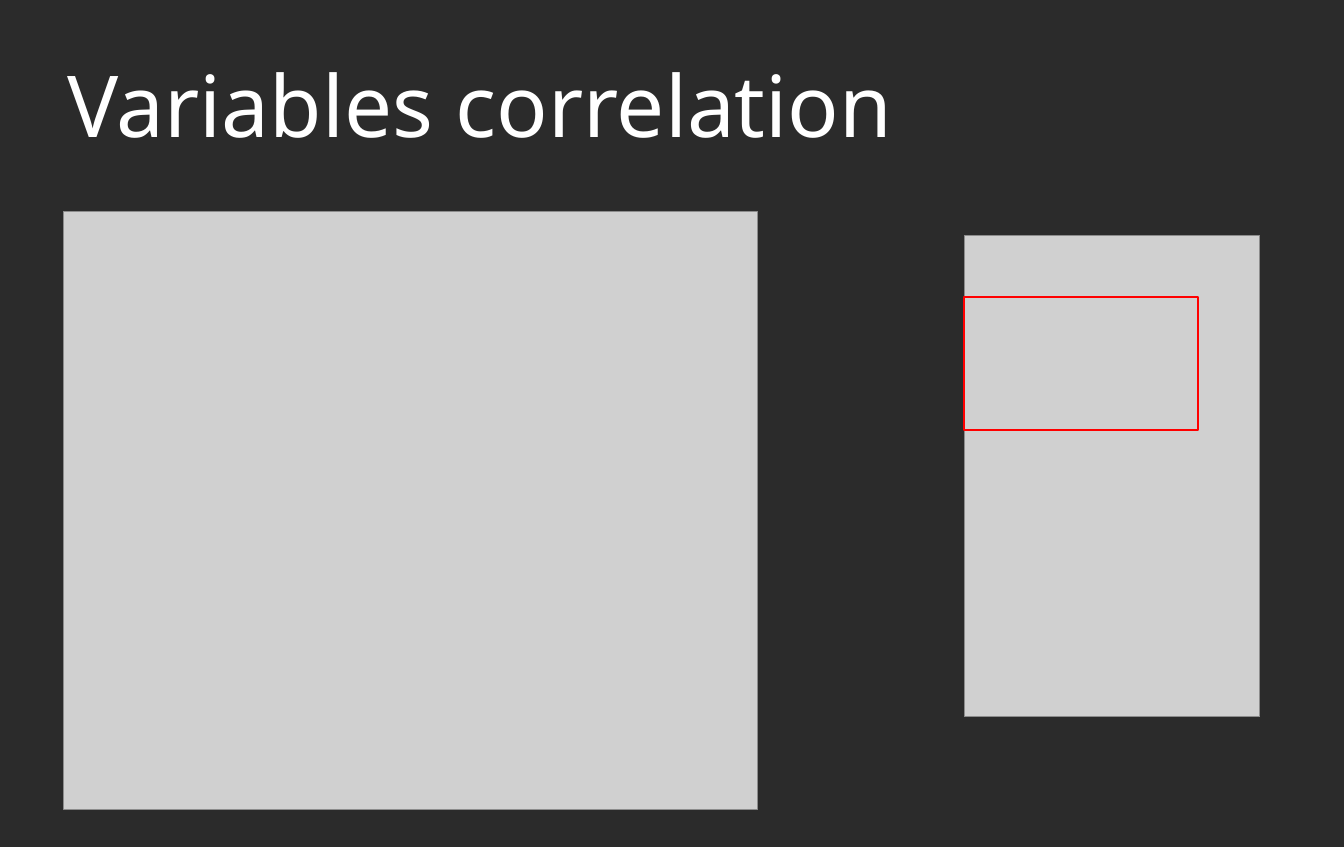
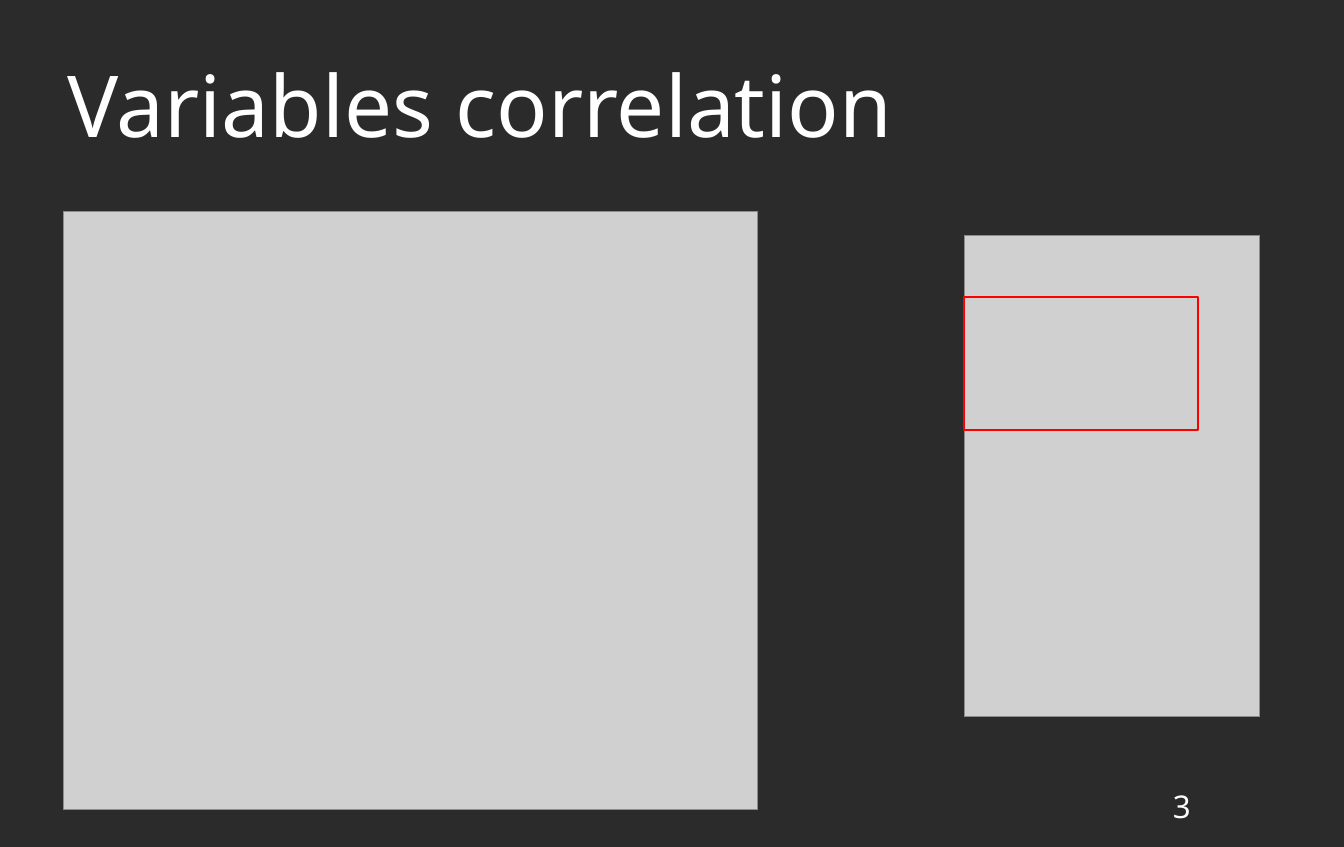
Before and after one commit to isidoracupara/immoweb_data_analysis, a slide deck: slide 3 of Presentation.odp. Drawn at 1344x847 pixels with LibreOffice and Linux fonts; fonts in the diff are those of the drawing; grey boxes stand for pictures; background and template pictures are left out; a plain dark background stands for a picture behind light text. Boxes give left, top, right and bottom in pixels: in the first picture for what was removed or moved away, otherwise in the second. Text is boxed around its words. In the diff, an @@ line names an element or a change of style, - is before the commit and + after.

```diff
--- a/Presentation.odp
+++ b/Presentation.odp
@@ page number added at box(1173, 795, 1191, 819), 22 pt, text #FFFFFF @@
+3
```
Also in this commit, not shown: 5 other slides changed, 1 other file.
